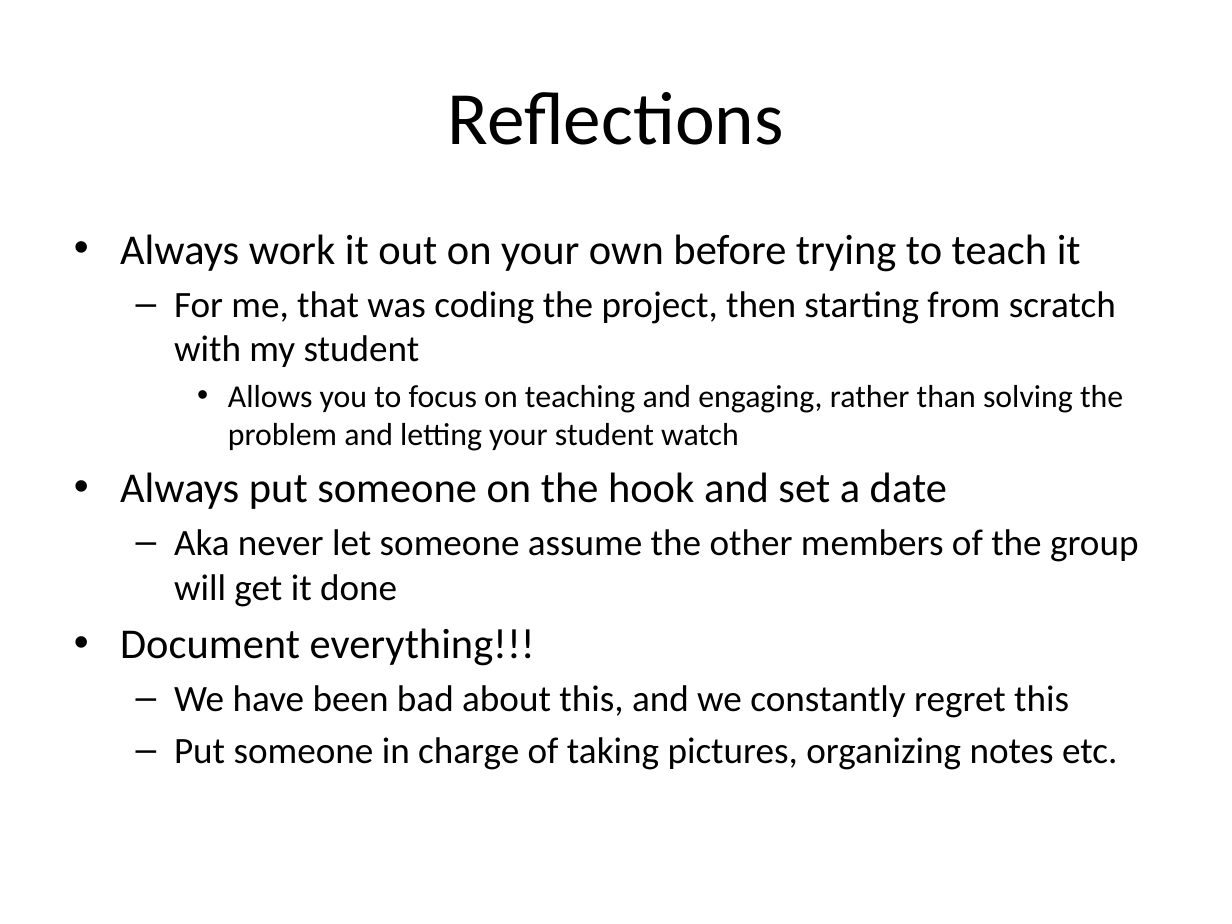
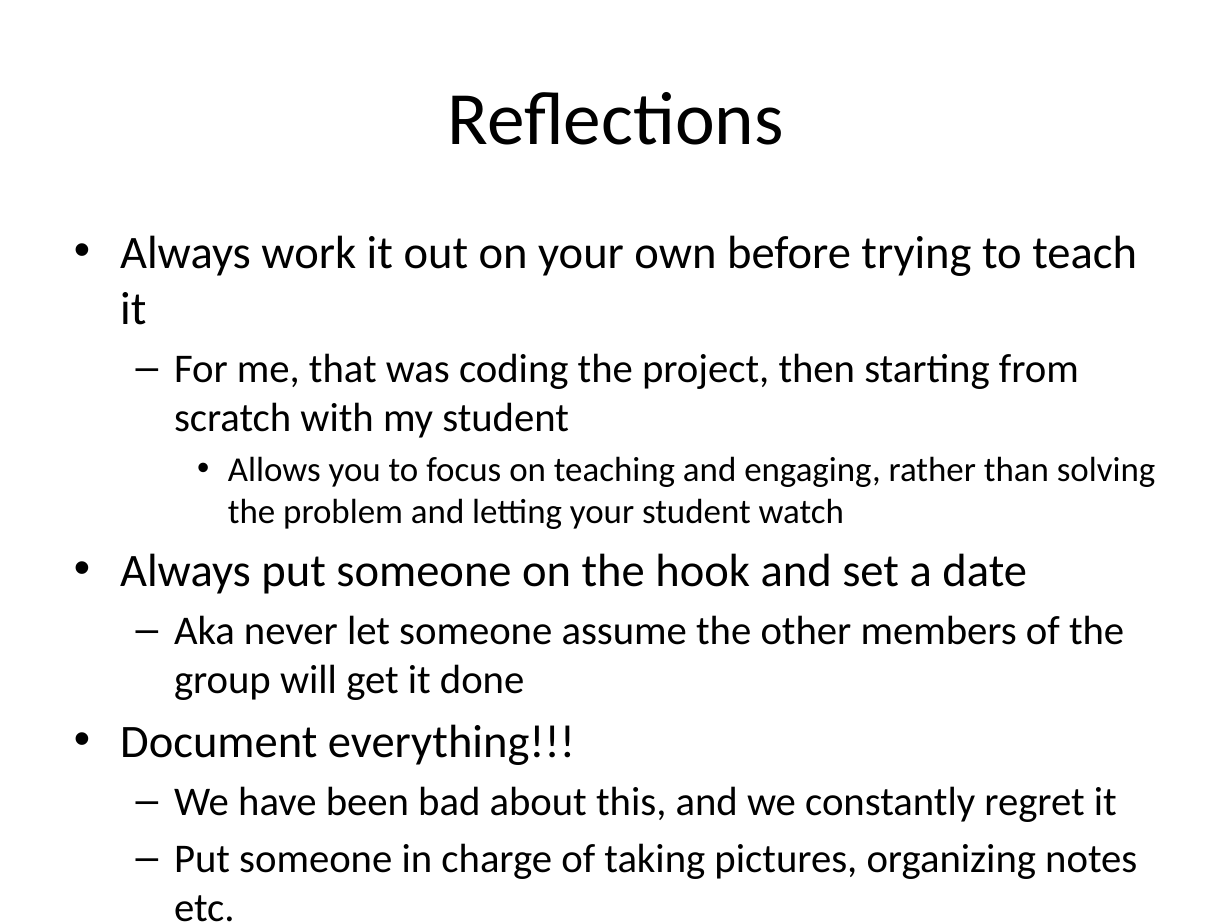
Before and after one commit to ChapResearch/ChapR, a slide deck: slide 13 of ChaprSVN/Promo/Chap Research 2015 Kickoff Presentation.pptx (slide 11 before the commit). Drawn at 1232x924 pixels with LibreOffice and Linux fonts; fonts in the diff are those of the drawing. Boxes give left, top, right and bottom in pixels: in the first picture for what was removed or moved away, otherwise in the second. Text is boxed around its words. In the diff, an @@ line names an element or a change of style, - is before the commit and + after.

```diff
--- a/ChaprSVN/Promo/Chap Research 2015 Kickoff Presentation.pptx
+++ b/ChaprSVN/Promo/Chap Research 2015 Kickoff Presentation.pptx
@@ text at (120,235,1156,922): size 24.8 to 27.2 pt in "Always work it out on your own ...", "Always put someone on the hook and ...", "Document everything!!!"; size 21.7 to 23.8 pt in "For me, that was coding the project, ...", "Aka never let someone assume the other ...", "Put someone in charge of taking pictures, ..."; size 18.6 to 20.4 pt in "Allows you to focus on teaching and ..." @@
@@ text at (174,786,1117,822): text changed; size 21.7 to 23.8 pt @@
-  – We have been bad about this, and we constantly regret this
+  – We have been bad about this, and we constantly regret it
```
Also in this commit, not shown: 7 other slides changed, 3 slides added, 1 slide removed.
